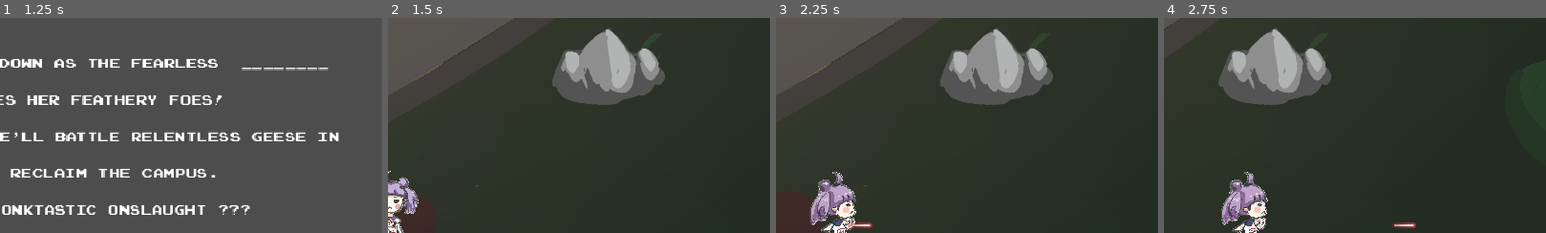
Above: before the commit, frames 1-4 (left to right).
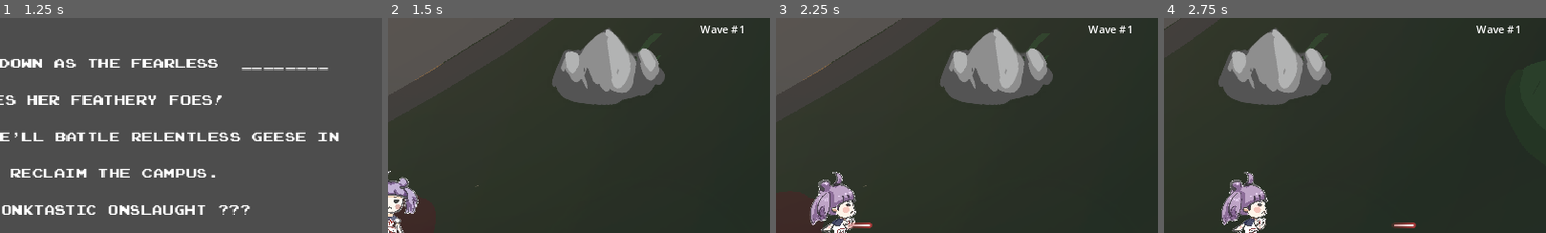
Above: after the commit, the same moments.

Repository: RiadMefti/hackaton-game
Game: Godot game, scene res://GameMenu/menu.tscn
Same seed, same stepped clock (60 frames per second), same inputs: the game is played once before the commit and once after it.
Inputs:
- Up to frame 1 (1.25 s): click "Play" at 0.5 s
- Up to frame 2 (1.5 s): click "Start game" at 1.25 s
- Up to frame 3 (2.25 s): tap Enter (ui_accept) at 2 s; hold D (move_right) from 2.03 s (still down); tap Space (shoot) at 2.1 s
- Up to frame 4 (2.75 s): keep holding D (move_right); tap Enter (ui_accept) at 2.27 s
The pictures show only the part of the screen within x 50-100%, y 2-52%; the shares and areas given below are measured in that part.

Frame 1 is identical in both runs. In frame 2, 0.2% of the frame differs, in the area x 81-93%, y 3-8%; in frame 3, 0.2%; in frame 4, 0.2%.

Commit message:
adding waves

Diff:
--- a/canvas_layer.tscn
+++ b/canvas_layer.tscn
@@ -37,3 +37,10 @@
 position = Vector2(157, 34)
 scale = Vector2(0.2, 0.2)
 texture = ExtResource("2_xwyhg")
+
+[node name="Label" type="Label" parent="."]
+offset_left = 1047.0
+offset_top = 9.0
+offset_right = 1132.0
+offset_bottom = 49.0
+vertical_alignment = 1
--- a/scenes/level.tscn
+++ b/scenes/level.tscn
@@ -3289,3 +3289,9 @@
 shape = SubResource("RectangleShape2D_35e57")
 
 [node name="CanvasLayer" parent="." instance=ExtResource("17_paiqr")]
+
+[node name="Timer" type="Timer" parent="."]
+wait_time = 5.0
+autostart = true
+
+[connection signal="timeout" from="Timer" to="Player" method="_on_timer_timeout"]
--- a/scenes/movement.gd
+++ b/scenes/movement.gd
@@ -2,8 +2,27 @@
 
 @export var speed = 400
 var LaserScene = preload("res://scenes/laser.tscn")
+var enemy_scene = preload("res://scenes/enemy.tscn")
 var health= 3
+var wave = 0
+var current_spawned_gooses = 0
+var waves = [10,20,50,1000000000]
+func spawn_enemy():
+	var enemy_position = get_random_position_on_perimeter()
+	var enemy = enemy_scene.instantiate()
+	enemy.global_position = enemy_position
+	get_parent().get_parent().add_child(enemy)
 
+
+
+func start_wave(wave_size):
+	for i in range(wave_size):
+		spawn_enemy()
+
+func _on_wave_timer_timeout(wave_size):
+	for i in range(wave_size):
+		spawn_enemy()
+	# You can also decrement wave_size here if you want to control the number of enemies per wave.
 func receive_damage():
 	var canvasLayer = get_parent().get_node("CanvasLayer")
 	var sprit1 = canvasLayer.get_node("health3")
@@ -19,6 +38,24 @@
 	healthIcon.visible = false
 	damage.visible = true
 	health = health -1
+func get_random_position_on_perimeter():
+	var point = Vector2()
+	var side = randi() % 4  # Randomly select a side (0-3)
+
+	if side == 0:  # Top edge
+		point.x = -1000 + randi() % 2000  # Random position between -1000 and 1000
+		point.y = -500
+	elif side == 1:  # Right edge
+		point.x = 1000
+		point.y = -500 + randi() % 1000  # Random position between -500 and 500
+	elif side == 2:  # Bottom edge
+		point.x = -1000 + randi() % 2000  # Random position between -1000 and 1000
+		point.y = 500
+	elif side == 3:  # Left edge
+		point.x = -1000
+		point.y = -500 + randi() % 1000  # Random position between -500 and 500
+
+	return point
 
 func get_input():
 	var input_direction = Input.get_vector("move_left", "move_right", "move_up", "move_down")
@@ -107,8 +144,13 @@
 	updateAnim()
 	move_and_slide()
 
+func change_wave_label(label_name):
+	var canvasLayer = get_parent().get_node("CanvasLayer")
+	var label = canvasLayer.get_node("Label")
+	label.text = label_name
 
-
+func _ready():
+	change_wave_label("Wave #1")
 
 func _process(delta):
 	shoot()
@@ -117,3 +159,15 @@
 		#var laser = LaserScene.instance()
 		#laser.position = self.position  # Start the laser at the character's position
 		#get_parent().add_child(laser)  # Add the laser to the game world
+
+func newWave():
+	if(wave != 2):
+		wave+=1
+		change_wave_label("Wave #" + str(wave+1))
+	elif(wave==3):
+		change_wave_label("Infinite WAVES")
+func _on_timer_timeout():
+	if(current_spawned_gooses == waves[wave]):
+		return
+	start_wave(5)
+	current_spawned_gooses +=5
Not shown: 1 places in scenes/level.tscn that only renumber resources
